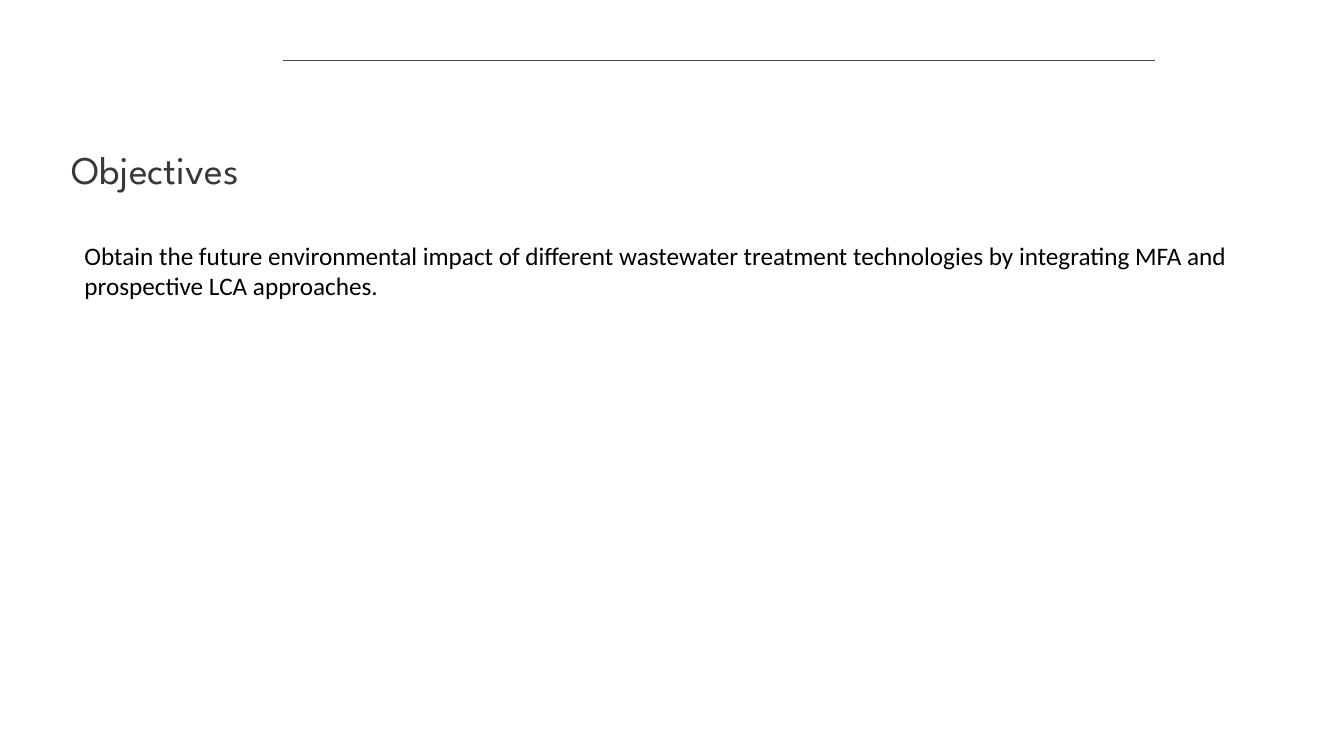
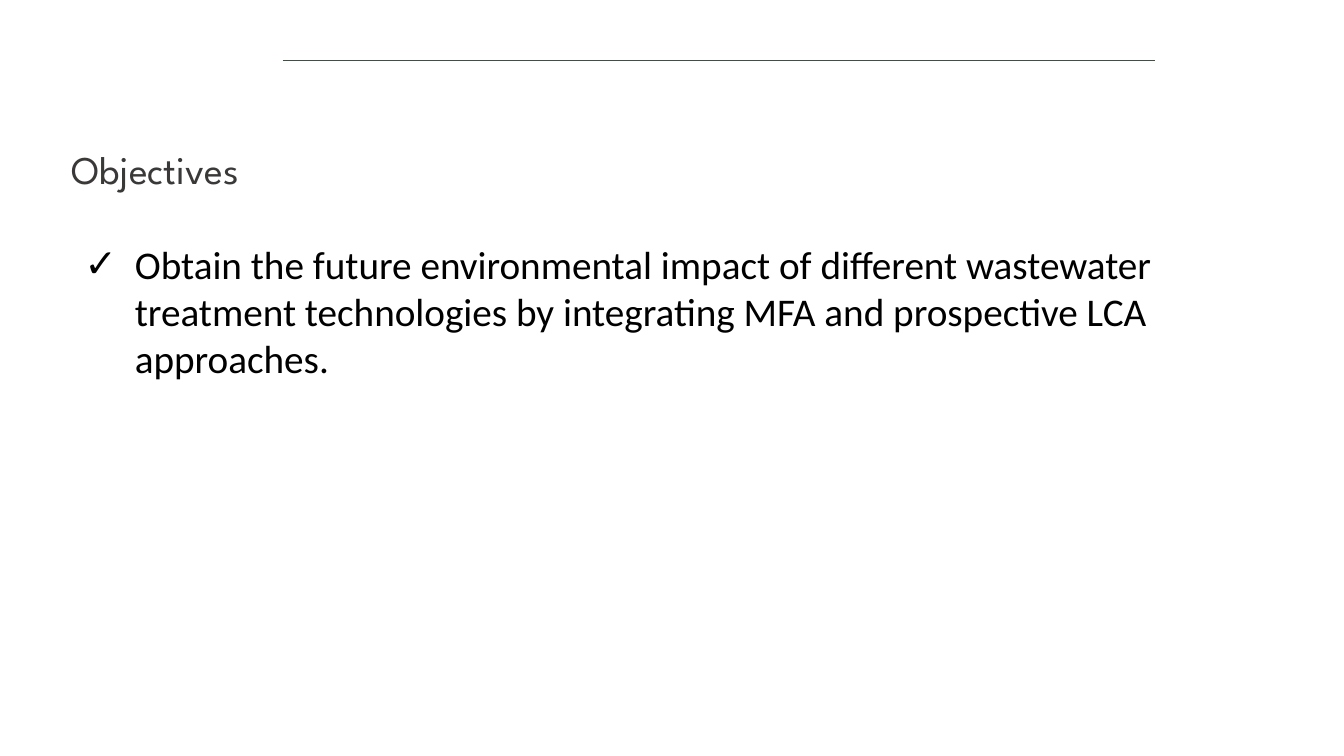
Before and after one commit to isabelapi/PAW_MFA_LCA_2025, a slide deck: slide 4 of presentation/dds_autumn_school_2025_paw_presentation_14-11-2025.pptx. Drawn at 1344x756 pixels with LibreOffice and Linux fonts; fonts in the diff are those of the drawing; background and template pictures are left out. Boxes give left, top, right and bottom in pixels: in the first picture for what was removed or moved away, otherwise in the second. Text is boxed around its words. In the diff, an @@ line names an element or a change of style, - is before the commit and + after.

```diff
--- a/presentation/dds_autumn_school_2025_paw_presentation_14-11-2025.pptx
+++ b/presentation/dds_autumn_school_2025_paw_presentation_14-11-2025.pptx
@@ text "Obtain the future environmental impact ..." at <box>135,251,1151,380</box>: size 18 to 28 pt; bullet none to ✓ @@
```
Also in this commit, not shown: 1 other slide changed.
